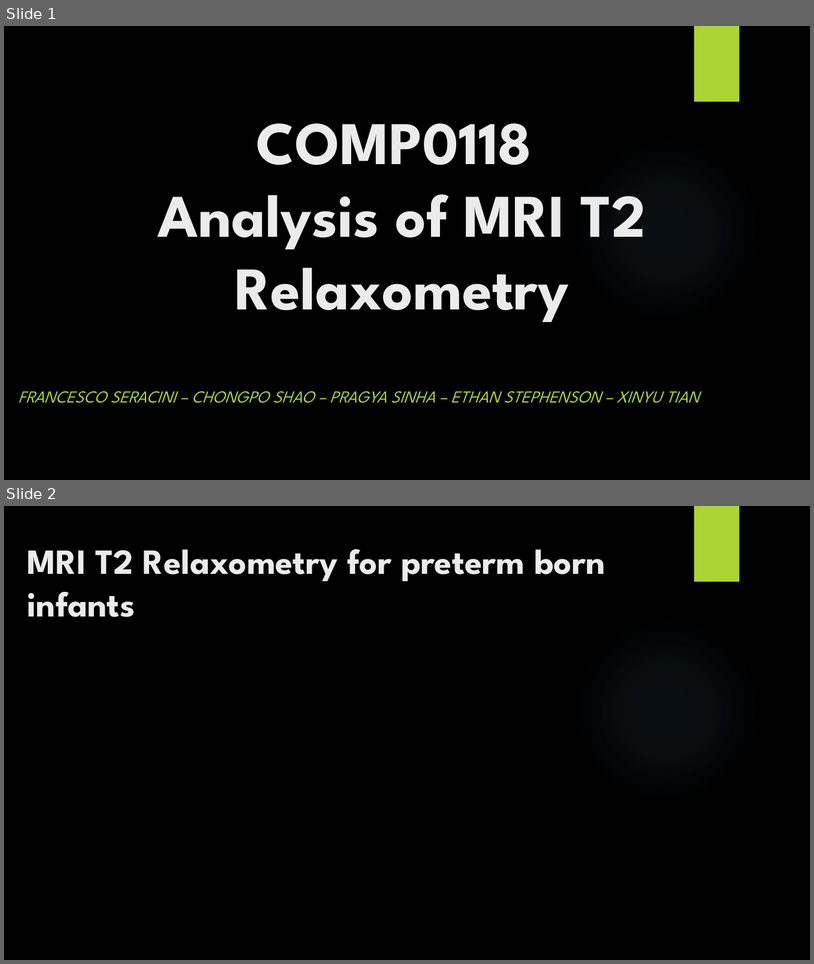
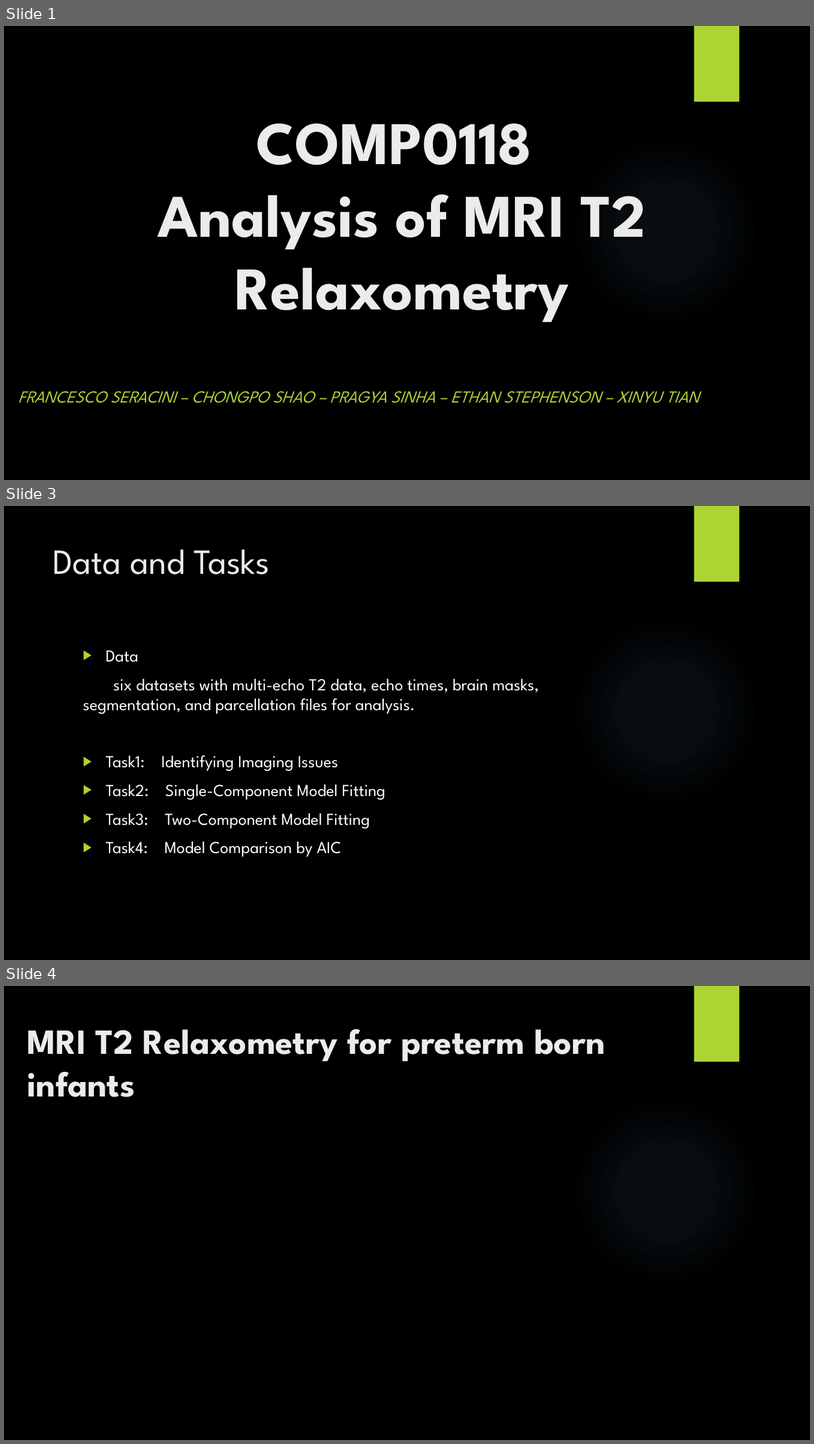
Before and after one commit to Popoa4/COMP0118-CMBI-CW3, a slide deck: COMP0118 presentation.pptx. Shown one above the other, each under a label of ours: slides 1 and 2 before the commit, slides 1, 3 and 4 after it; the slides between them are not shown. The pictures are 814x964 and 814x1444 pixels, drawn with LibreOffice and Linux fonts; fonts in the diff are those of the drawing; background and template pictures are left out. Boxes give left, top, right and bottom in pixels: in the first picture for what was removed or moved away, otherwise in the second. Text is boxed around its words. In the diff, an @@ line names an element or a change of style, - is before the commit and + after.

```diff
--- a/COMP0118 presentation.pptx
+++ b/COMP0118 presentation.pptx
@@ slide 3 added at bbox=[4, 506, 810, 960], background picture (left out); not listed: 2 template elements that a slide beside it also shows @@
@@ title added at bbox=[53, 549, 270, 574], 42 pt, text #EBEBEB @@
+Data and Tasks
@@ text added at bbox=[83, 650, 539, 856], 20 pt, text #FFFFFF @@
+▶ Data
+six datasets with multi-echo T2 data, echo times, brain masks, segmentation, and parcellation files for analysis.
+▶ Task1: Identifying Imaging Issues
+▶ Task2: Single-Component Model Fitting
+▶ Task3: Two-Component Model Fitting
+▶ Task4: Model Comparison by AIC
@@ what was slide 2 is now slide 4 @@
```
Also in this commit, not shown: 1 other slide added.
